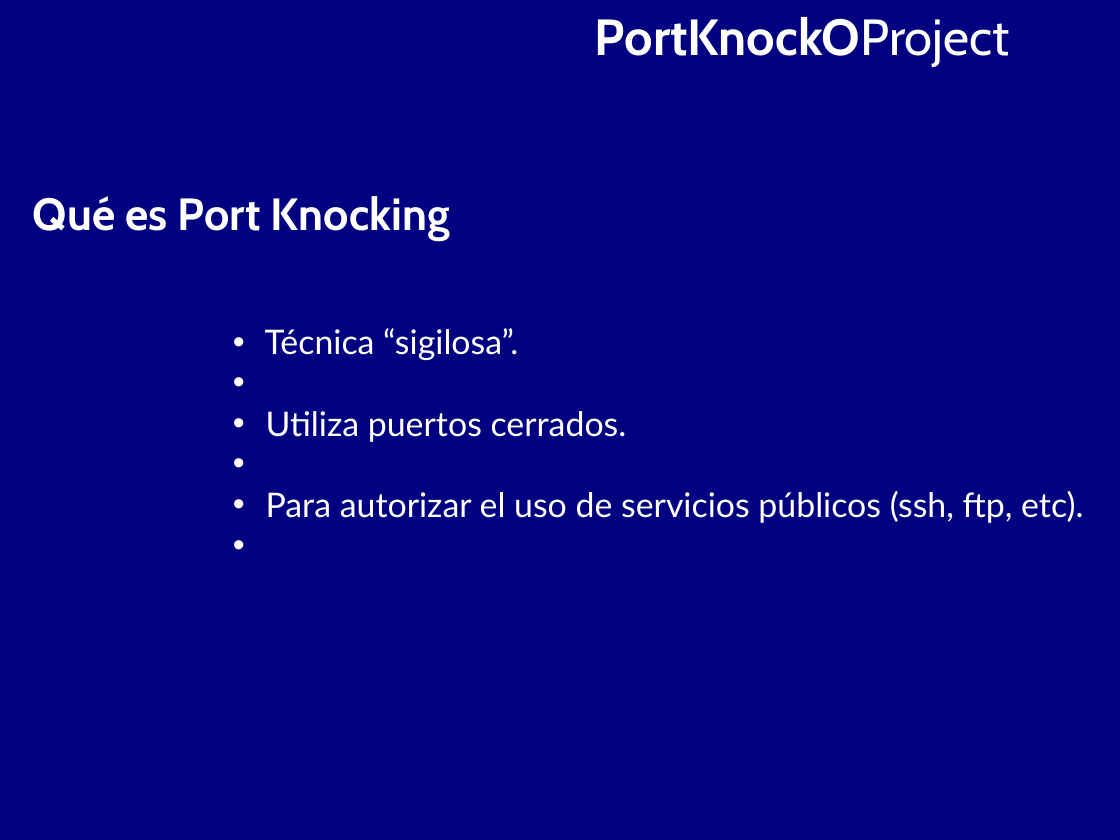
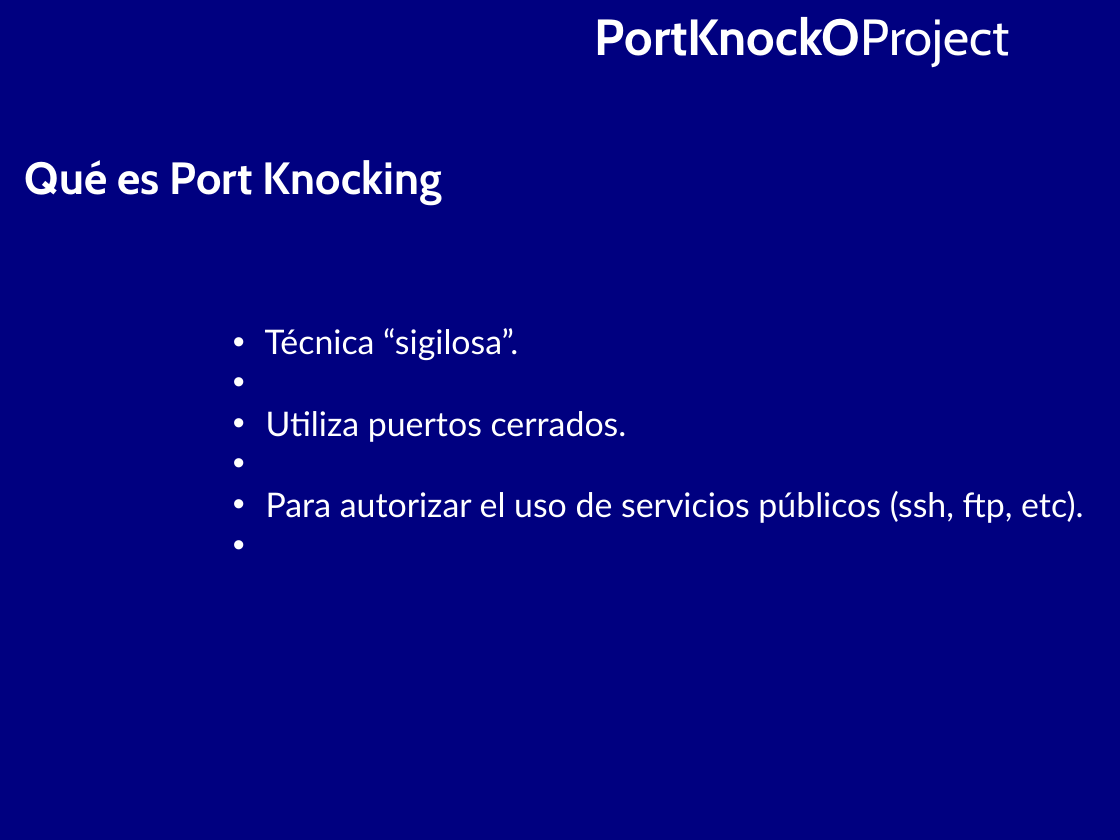
Before and after one commit to BackupTheBerlios/portknocko-svn, a slide deck: slide 4 of trunk/jornadas/jornadas.odp. Drawn at 1120x840 pixels with LibreOffice and Linux fonts; fonts in the diff are those of the drawing. Boxes give left, top, right and bottom in pixels: in the first picture for what was removed or moved away, otherwise in the second. Text is boxed around its words. In the diff, an @@ line names an element or a change of style, - is before the commit and + after.

```diff
--- a/trunk/jornadas/jornadas.odp
+++ b/trunk/jornadas/jornadas.odp
@@ text "Qué es Port Knocking": place and size @@
-text "Qué es Port Knocking" at [33,196,450,241]
+text "Qué es Port Knocking" at [25,160,442,205]
```
Also in this commit, not shown: 4 other slides changed, 2 slides added, 9 slides removed, 1 other file.
